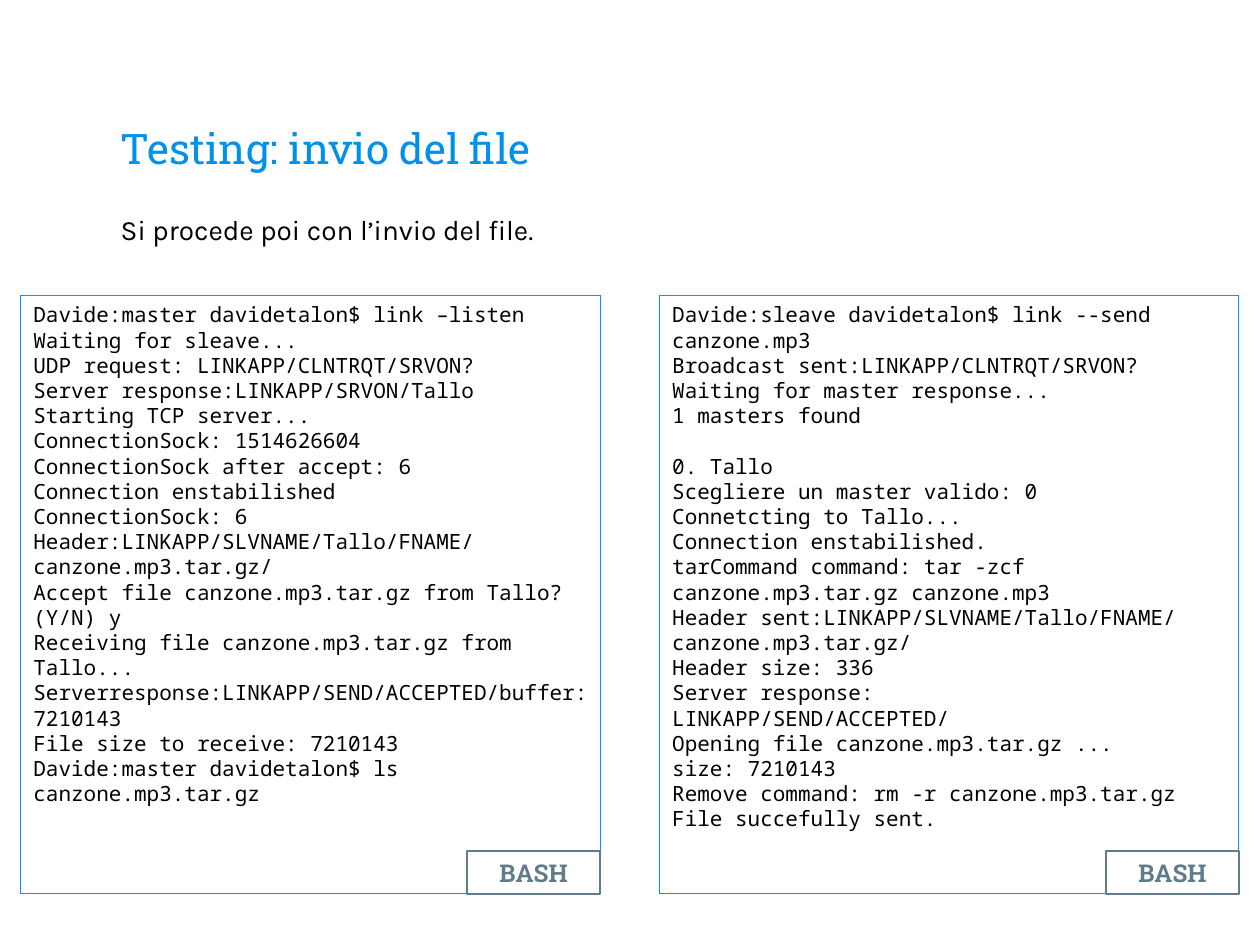
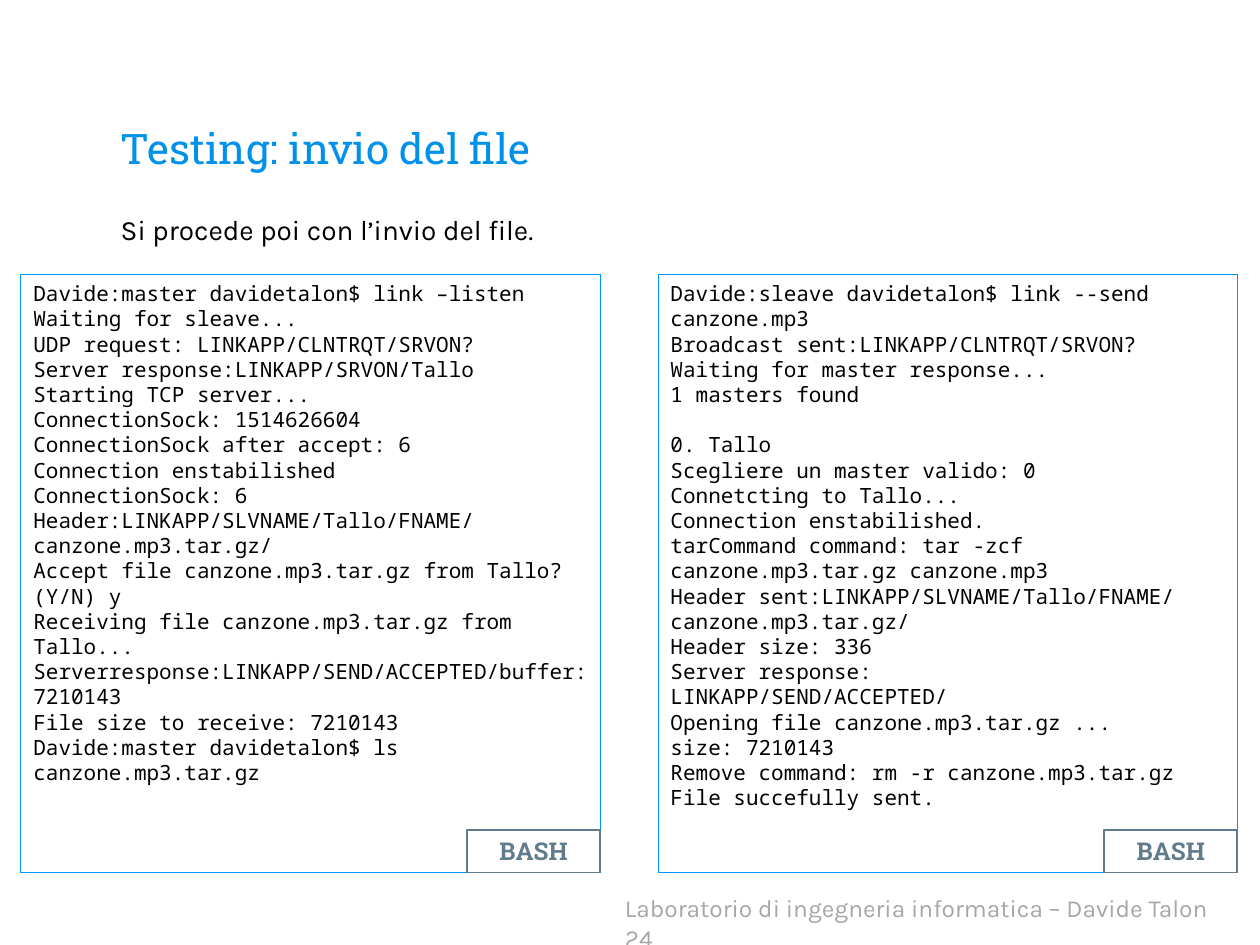
Before and after one commit to davidetalon/link, a slide deck: slide 25 of Presentation slides/Presentazione.pptx (slide 24 before the commit). Drawn at 1260x945 pixels with LibreOffice and Linux fonts; fonts in the diff are those of the drawing; background and template pictures are left out. Boxes give left, top, right and bottom in pixels: in the first picture for what was removed or moved away, otherwise in the second. Text is boxed around its words. In the diff, an @@ line names an element or a change of style, - is before the commit and + after.

```diff
--- a/Presentation slides/Presentazione.pptx
+++ b/Presentation slides/Presentazione.pptx
@@ 4 rectangles: place and size @@
-4 rectangles at box(21, 296, 1240, 895)
+4 rectangles at box(21, 275, 1237, 873)
@@ text added at box(625, 900, 1208, 923), 14 pt, text #A6A6A6 @@
+Laboratorio di ingegneria informatica – Davide Talon 24
```
Also in this commit, not shown: 25 other slides changed, 2 slides added, 1 slide removed.
